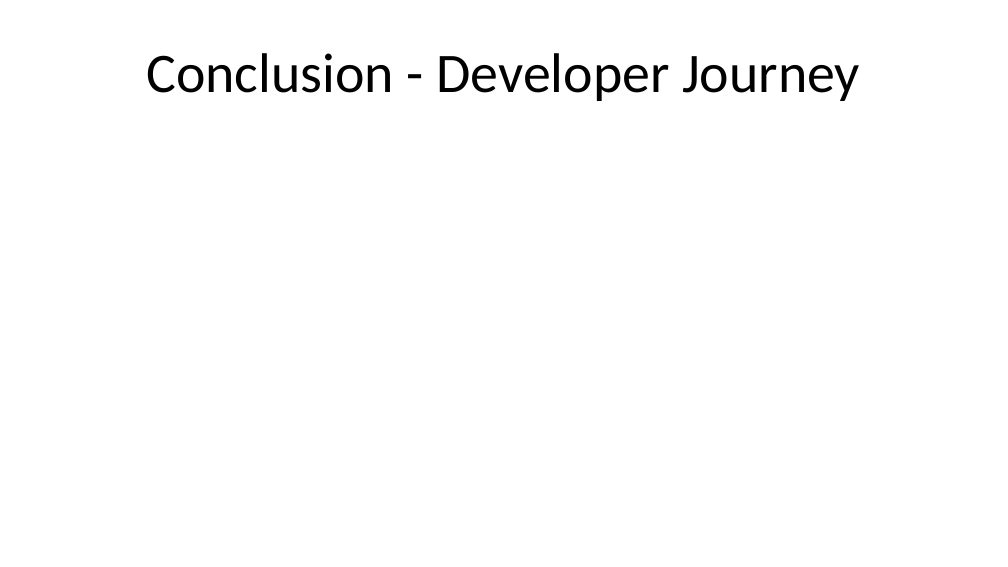
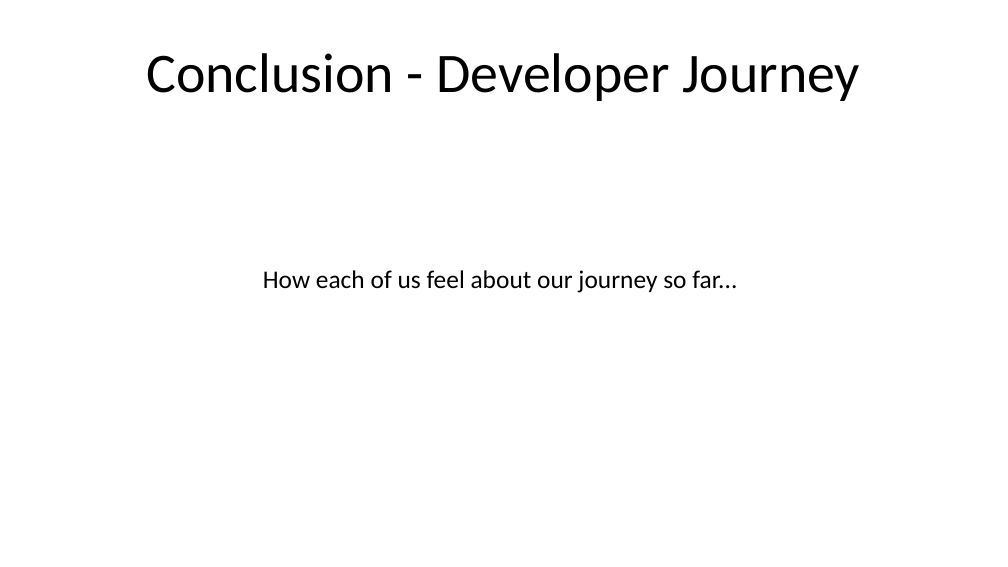
Before and after one commit to Peter-Dagley/Movie-Website, a slide deck: slide 12 of Documentation/Cinema Project Presentation.odp (slide 13 before the commit). Drawn at 1008x567 pixels with LibreOffice and Linux fonts; fonts in the diff are those of the drawing. Boxes give left, top, right and bottom in pixels: in the first picture for what was removed or moved away, otherwise in the second. Text is boxed around its words. In the diff, an @@ line names an element or a change of style, - is before the commit and + after.

```diff
--- a/Documentation/Cinema Project Presentation.odp
+++ b/Documentation/Cinema Project Presentation.odp
@@ text added at (x1=263, y1=270, x2=737, y2=293), 20 pt, text #000000 @@
+How each of us feel about our journey so far...
```
Also in this commit, not shown: 6 other slides changed, 5 slides added, 6 slides removed.
